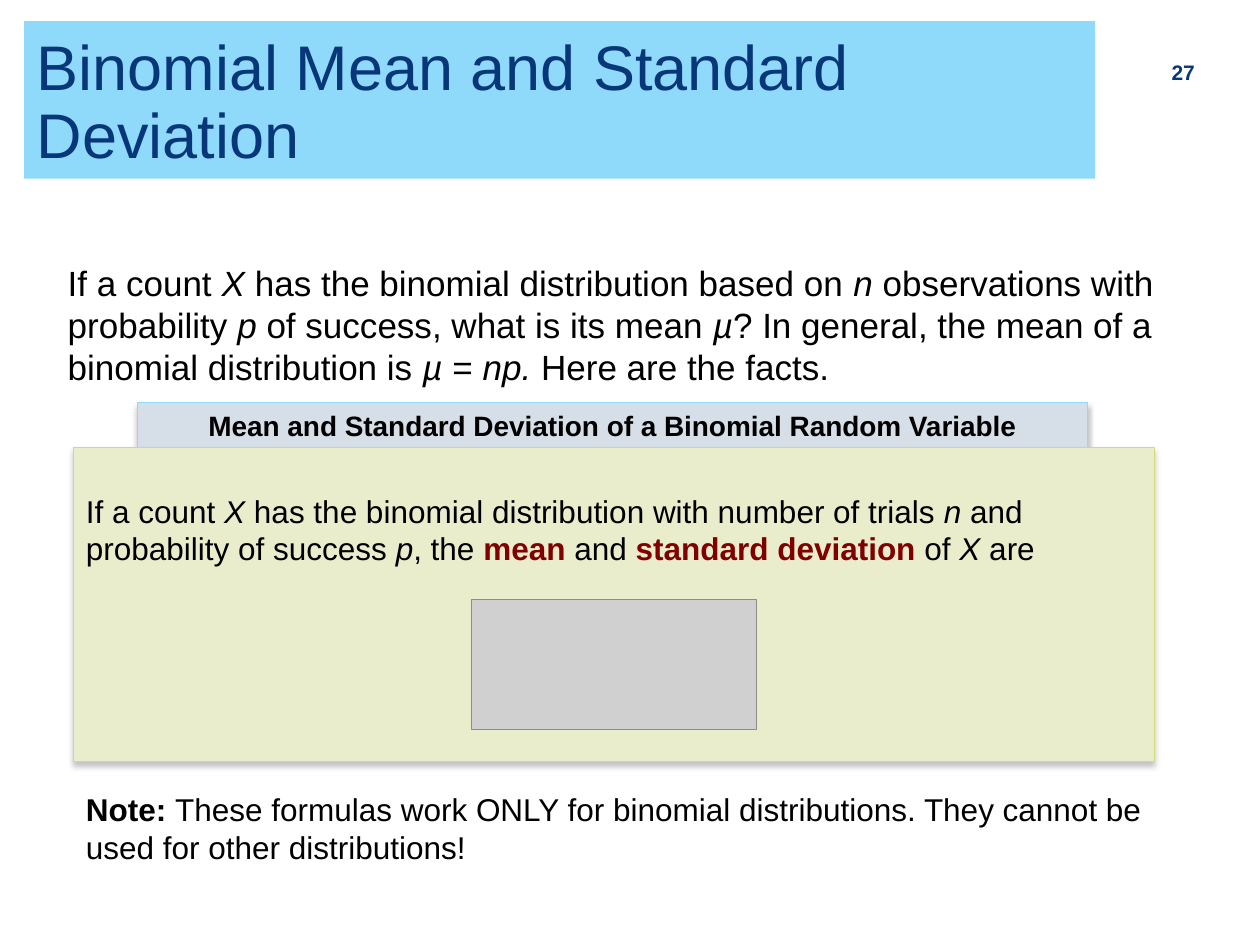
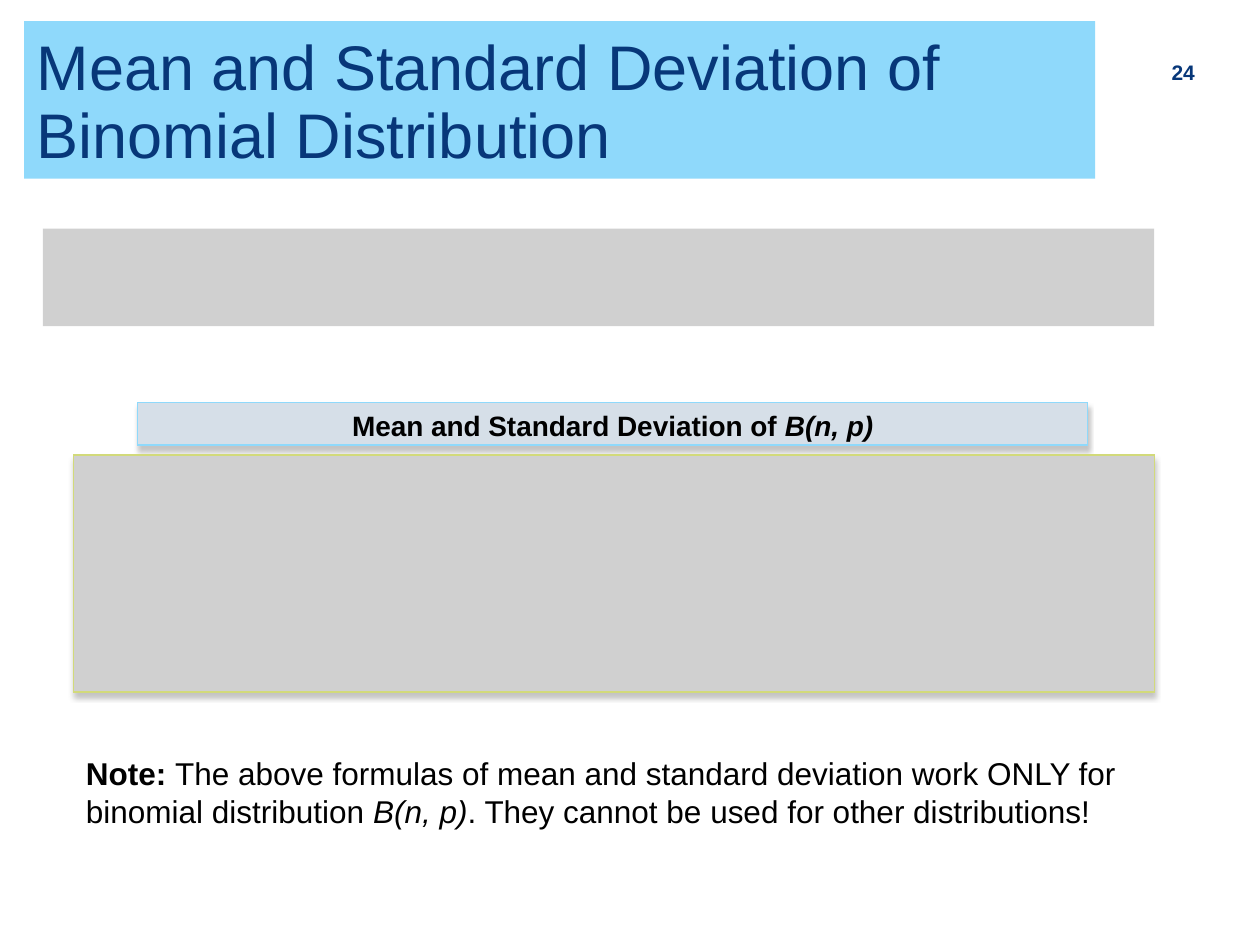
Before and after one commit to ZhiyangGeeZhou/ZhiyangGeeZhou.github.io, a slide deck: slide 24 of attach/UWM/UWM_PH702_2026Fall_Part05.pptx (slide 27 before the commit). Drawn at 1260x945 pixels with LibreOffice and Linux fonts; fonts in the diff are those of the drawing; grey boxes stand for pictures. Boxes give left, top, right and bottom in pixels: in the first picture for what was removed or moved away, otherwise in the second. Text is boxed around its words. In the diff, an @@ line names an element or a change of style, - is before the commit and + after.

```diff
--- a/attach/UWM/UWM_PH702_2026Fall_Part05.pptx
+++ b/attach/UWM/UWM_PH702_2026Fall_Part05.pptx
@@ title at box(37, 44, 939, 159): text changed @@
-Binomial Mean and Standard Deviation
+Mean and Standard Deviation of Binomial Distribution
@@ page number at box(1172, 65, 1195, 80): text changed @@
-27
+24
@@ picture added at box(43, 228, 1154, 325) @@
@@ text removed at box(68, 270, 1153, 386) @@
-If a count X has the binomial distribution based on n observations with probability p of success, what is its mean µ? In general, the mean of a binomial distribution is µ = np. Here are the facts.
@@ rectangle "Mean and Standard Deviation of ...": place and size @@
-rectangle "Mean and Standard Deviation of ..." at box(137, 403, 1087, 450)
+rectangle "Mean and Standard Deviation of ..." at box(137, 403, 1087, 446)
@@ text in rectangle at box(352, 415, 873, 441): text changed @@
-Mean and Standard Deviation of a Binomial Random Variable
+Mean and Standard Deviation of B(n, p)
@@ rectangle removed at box(73, 447, 1154, 761) @@
-If a count X has the binomial distribution with number of trials n and probability of success p, the mean and standard deviation of X are
@@ picture added at box(73, 455, 1154, 692) @@
@@ picture removed at box(471, 600, 756, 730) @@
@@ text at box(86, 762, 1116, 829): text changed @@
-Note: These formulas work ONLY for binomial distributions. They cannot be used for other distributions!
+Note: The above formulas of mean and standard deviation work ONLY for binomial distribution B(n, p). They cannot be used for other distributions!
```
Also in this commit, not shown: 7 other slides changed, 1 slide added, 4 slides removed.
